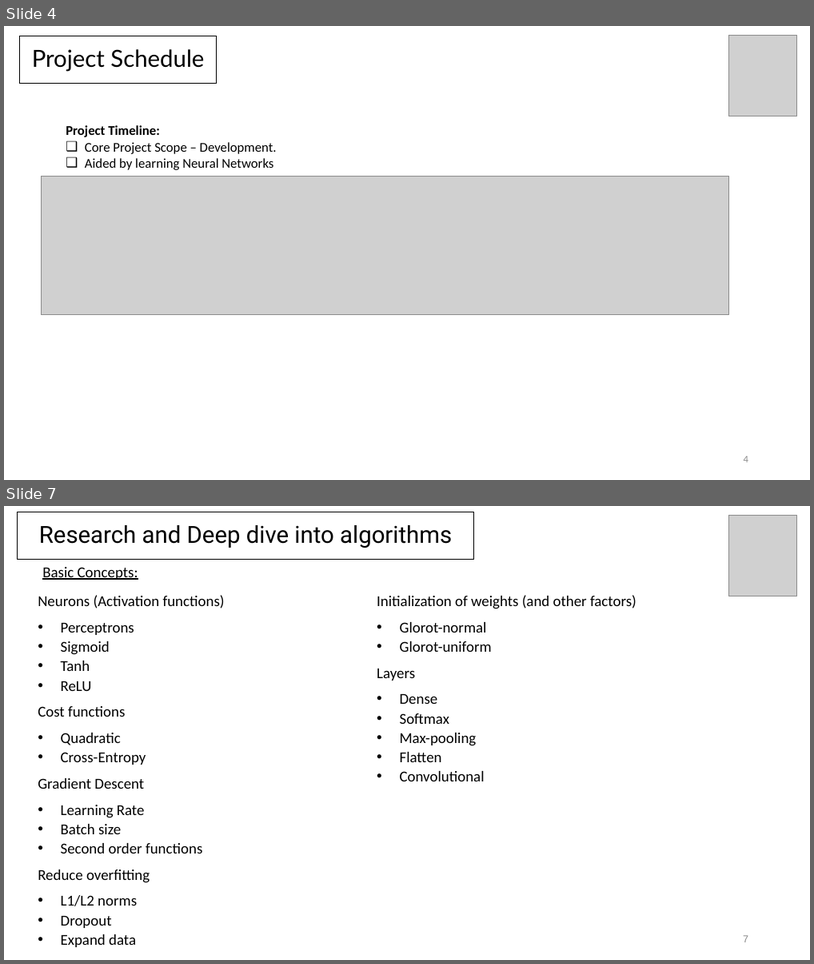
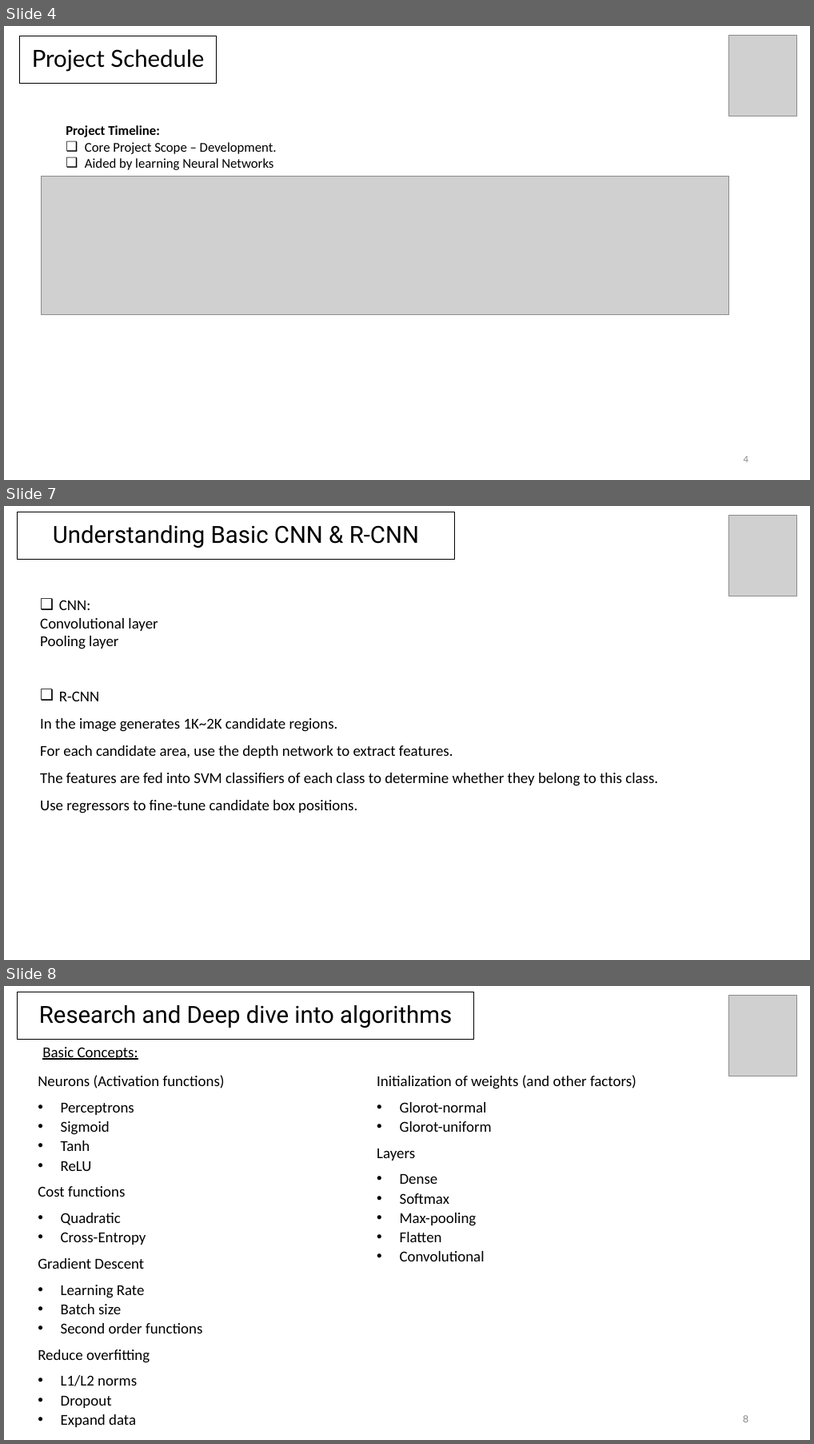
Before and after one commit to coderscraft/simpsons-classification, a slide deck: Documentation/SprintPresentations/Sprint3-Week1.pptx. Shown one above the other, each under a label of ours: slides 4 and 7 before the commit, slides 4, 7 and 8 after it; the slides between them are not shown. The pictures are 814x964 and 814x1444 pixels, drawn with LibreOffice and Linux fonts; fonts in the diff are those of the drawing; grey boxes stand for pictures. Boxes give left, top, right and bottom in pixels: in the first picture for what was removed or moved away, otherwise in the second. Text is boxed around its words. In the diff, an @@ line names an element or a change of style, - is before the commit and + after.

```diff
--- a/Documentation/SprintPresentations/Sprint3-Week1.pptx
+++ b/Documentation/SprintPresentations/Sprint3-Week1.pptx
@@ slide 7 added at [4,506,810,960], background #FFFFFF @@
@@ rectangle added at [18,512,454,560], outline #000000 0.75 pt, 28 pt, text #000000 @@
+Understanding Basic CNN & R-CNN
@@ picture added at [730,515,798,596] @@
@@ text added at [40,600,658,813], 18 pt, text #000000 @@
+❑ CNN:
+Convolutional layer
+Pooling layer
+❑ R-CNN
+In the image generates 1K~2K candidate regions.
+For each candidate area, use the depth network to extract features.
+The features are fed into SVM classifiers of each class to determine whether they belong to this class.
+Use regressors to fine-tune candidate box positions.
@@ what was slide 7 is now slide 8 @@
@@ page number at [743,1415,749,1422]: text changed @@
-7
+8
```
Also in this commit, not shown: 3 slides changed, 1 other slide added.
